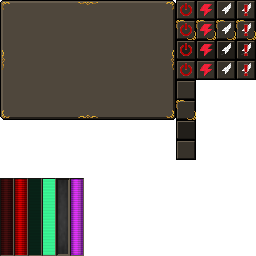
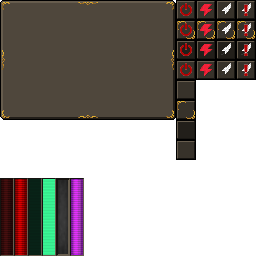
The second 256 × 256 image is a revision of the first. Changes to its layers:
painted on "outlines" over (x1=176, y1=20, x2=256, y2=120)
hid "jetpack_screen.png" over (x1=176, y1=20, x2=256, y2=120)
